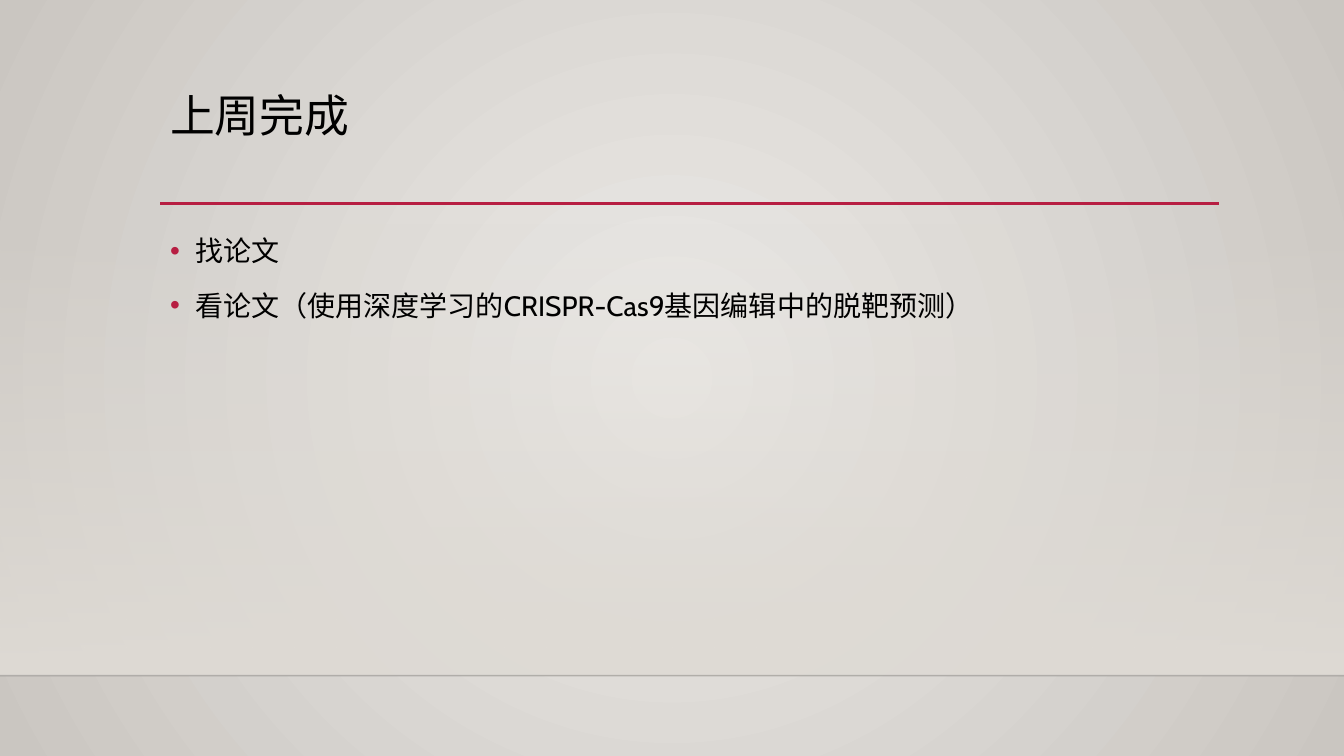
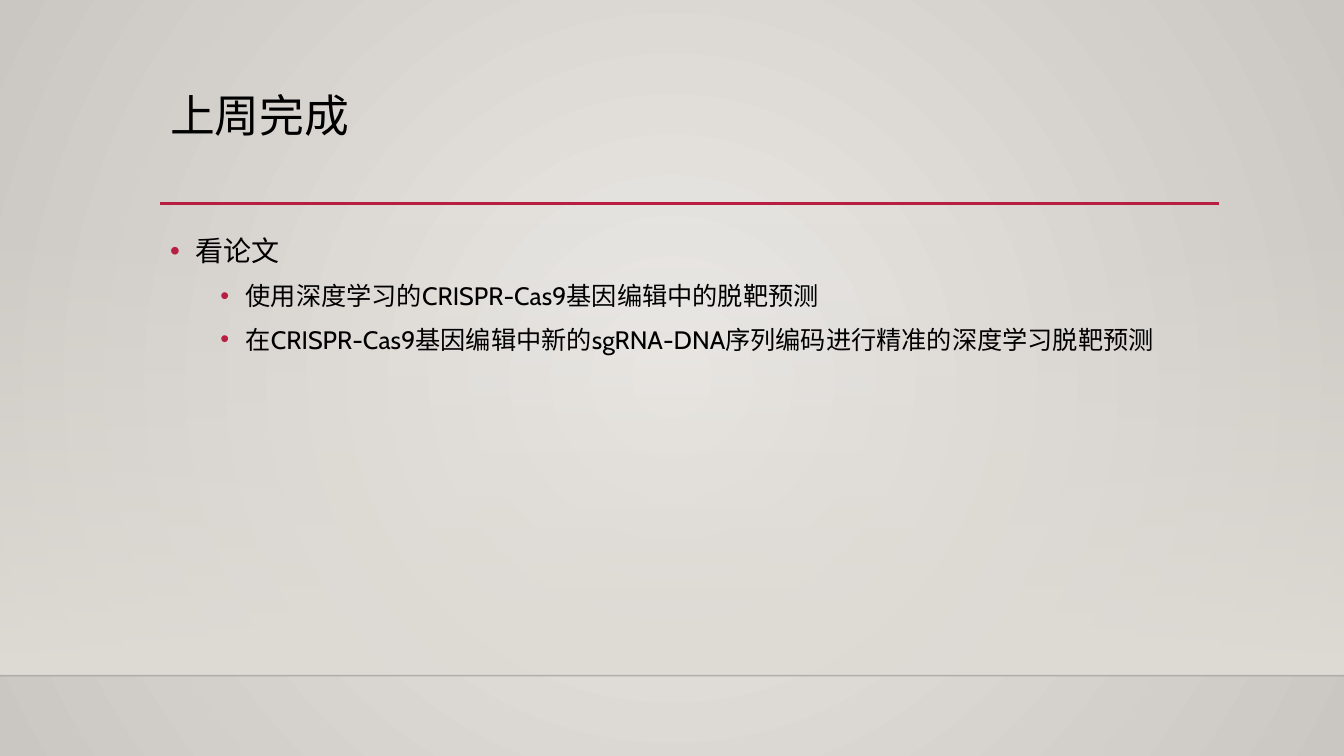
Before and after one commit to AndroidBirdBoom/pythonlearning, a slide deck: slide 2 of ppt/学习总结-20221030_1106.pptx. Drawn at 1344x756 pixels with LibreOffice and Linux fonts; fonts in the diff are those of the drawing; background and template pictures are left out. Boxes give left, top, right and bottom in pixels: in the first picture for what was removed or moved away, otherwise in the second. Text is boxed around its words. In the diff, an @@ line names an element or a change of style, - is before the commit and + after.

Commit message:
update ppt

```diff
--- a/ppt/学习总结-20221030_1106.pptx
+++ b/ppt/学习总结-20221030_1106.pptx
@@ text at [195, 237, 1154, 355]: text changed; size 20 to 18 pt @@
-• 找论文
-• 看论文（使用深度学习的CRISPR-Cas9基因编辑中的脱靶预测）
+• 看论文
+  • 使用深度学习的CRISPR-Cas9基因编辑中的脱靶预测
+  • 在CRISPR-Cas9基因编辑中新的sgRNA-DNA序列编码进行精准的深度学习脱靶预测
```
Also in this commit, not shown: 4 other slides changed, 1 slide added, 8 other files.
